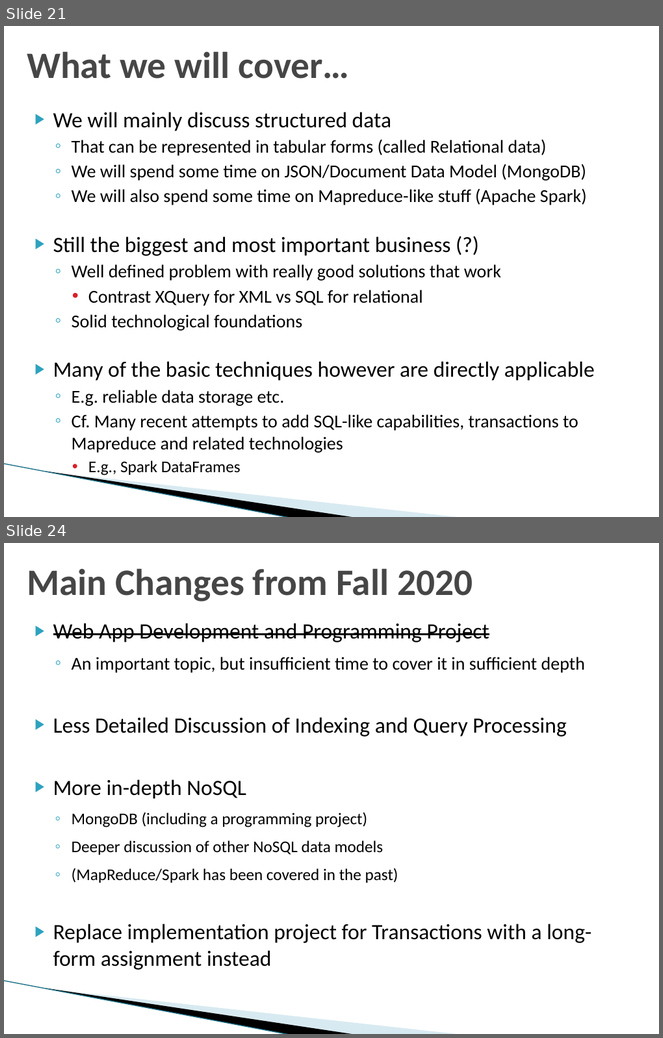
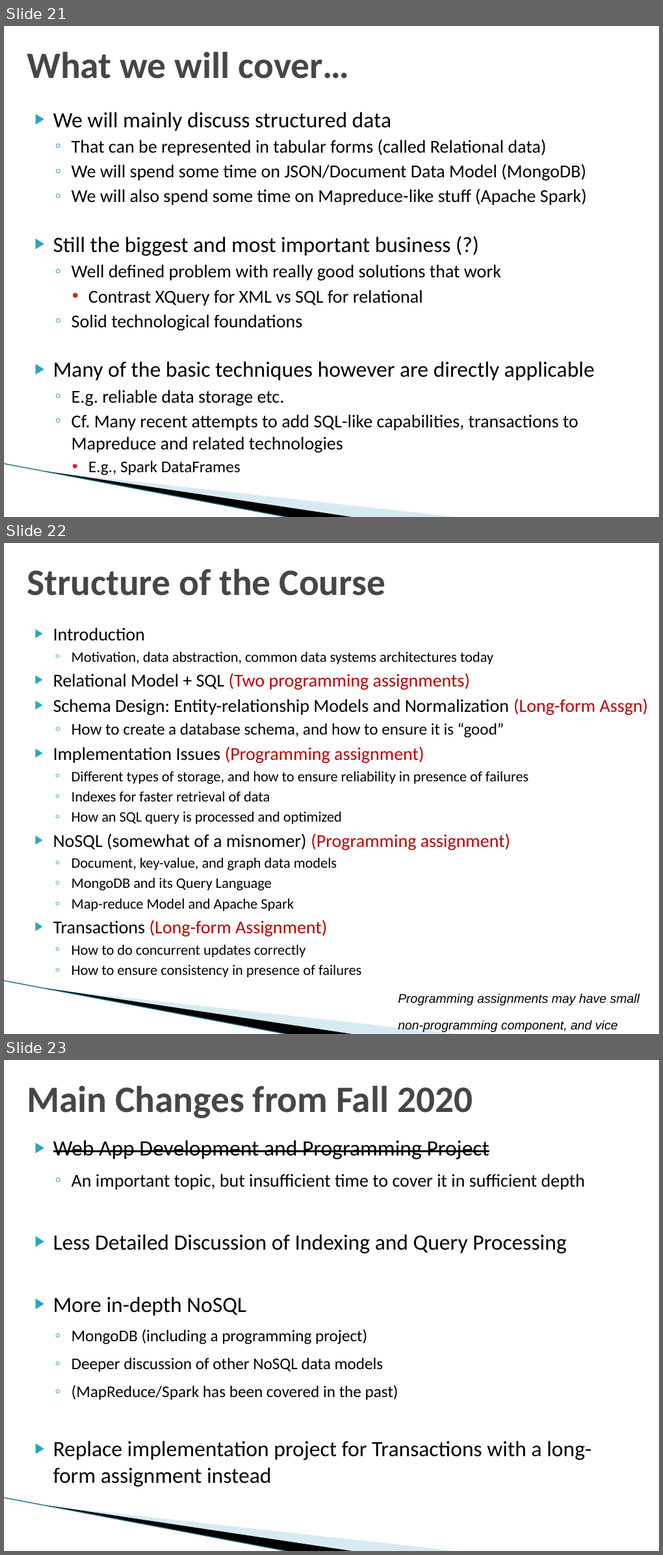
Before and after one commit to umddb/cmsc424-fall2021, a slide deck: Slides/01-Introduction.pptx. Shown one above the other, each under a label of ours: slides 21 and 24 before the commit, slides 21, 22 and 23 after it; the slides between them are not shown. The pictures are 663x1038 and 663x1555 pixels, drawn with LibreOffice and Linux fonts; fonts in the diff are those of the drawing; background and template pictures are left out. Boxes give left, top, right and bottom in pixels: in the first picture for what was removed or moved away, otherwise in the second. Text is boxed around its words. In the diff, an @@ line names an element or a change of style, - is before the commit and + after.

Commit message:
slides

```diff
--- a/Slides/01-Introduction.pptx
+++ b/Slides/01-Introduction.pptx
@@ slide 22 added at (4,543,659,1034), background #FFFFFF; not listed: 3 template elements that a slide beside it also shows @@
@@ title added at (27,568,386,596), 41 pt, text #464646, bold @@
+Structure of the Course
@@ text added at (53,627,649,978), 16 pt, text #000000 @@
+▶ Introduction
+  ◦ Motivation, data abstraction, common data systems architectures today
+▶ Relational Model + SQL (Two programming assignments)
+▶ Schema Design: Entity-relationship Models and Normalization (Long-form Assgn)
+  ◦ How to create a database schema, and how to ensure it is “good”
+▶ Implementation Issues (Programming assignment)
+  ◦ Different types of storage, and how to ensure reliability in presence of failures
+  ◦ Indexes for faster retrieval of data
+  ◦ How an SQL query is processed and optimized
+▶ NoSQL (somewhat of a misnomer) (Programming assignment)
+  ◦ Document, key-value, and graph data models
+  ◦ MongoDB and its Query Language
+  ◦ Map-reduce Model and Apache Spark
+▶ Transactions (Long-form Assignment)
+  ◦ How to do concurrent updates correctly
+  ◦ How to ensure consistency in presence of failures
@@ text added at (398,994,640,1033), 24 pt, text #000000, italic @@
+Programming assignments may have small non-programming component, and vice versa
@@ what was slide 24 is now slide 23 @@
```
Also in this commit, not shown: 2 slides removed.
